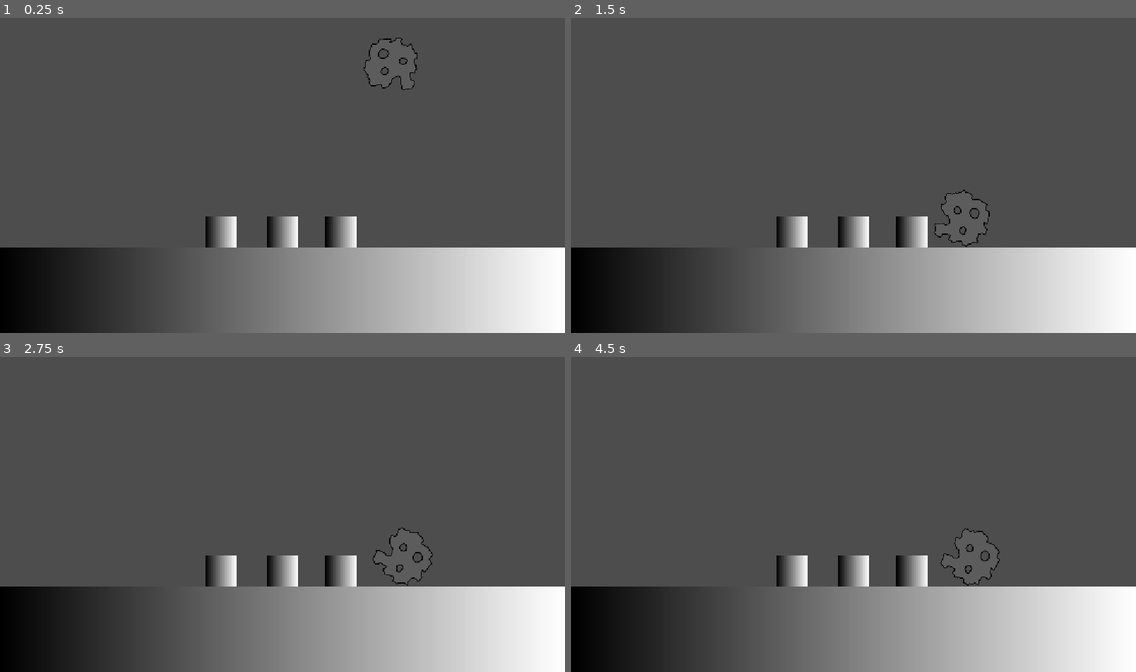
Above: before the commit, frames 1-4 (two rows, left to right).
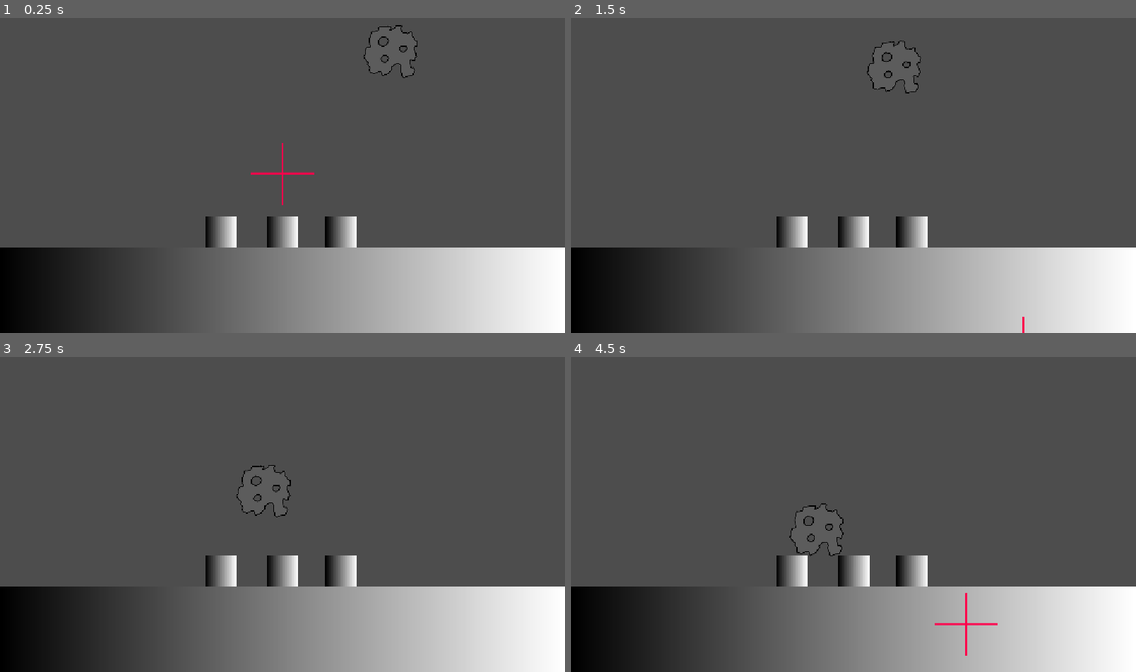
Above: after the commit, the same moments.

Repository: AndrewHay/meteor-strike
Game: Godot game, scene res://root.tscn
The game is run twice, just before and just after one commit, with the same random seed, the same clock (stepped at 60 frames per second) and the same inputs.
Inputs (mouse positions are in pixels of both pictures, inside the frame that each line leads up to):
- Up to frame 1 (0.25 s): no input
- Up to frame 2 (1.5 s): move the mouse to (977, 159) at 0.52 s; move the mouse to (740, 191) at 1.27 s
- Up to frame 3 (2.75 s): move the mouse to (339, 442) at 2.02 s
- Up to frame 4 (4.5 s): move the mouse to (825, 577) at 2.77 s; move the mouse to (1023, 561) at 3.52 s; move the mouse to (684, 464) at 4.27 s

The runs differ from the first frame. In frame 1, 0.4% of the frame differs, in the area x 44-74%, y 2-60%; in frame 2, 0.4%; in frame 3, 0.3%; in frame 4, 0.5%, in the area x 38-76%, y 46-95%.

Commit message:
Add crosshair

Diff:
--- /dev/null
+++ b/crosshair/crosshair.gd
@@ -0,0 +1,7 @@
+extends Sprite2D
+
+# Called when the node enters the scene tree for the first time.
+func _input(event: InputEvent) -> void:
+	if event is InputEventMouseMotion:
+		print("Mouse Motion at: ", event.position)
+		position = event.position
--- /dev/null
+++ b/crosshair/crosshair.tscn
@@ -0,0 +1,8 @@
+[gd_scene format=3 uid="uid://brckowiu61j6c"]
+
+[ext_resource type="Texture2D" uid="uid://cng1vqk28y41m" path="res://crosshair/crosshair.png" id="1_6jhbk"]
+[ext_resource type="Script" uid="uid://b1c3su68a3rof" path="res://crosshair/crosshair.gd" id="2_5lcff"]
+
+[node name="Crosshair" type="Sprite2D" unique_id=1168615329]
+texture = ExtResource("1_6jhbk")
+script = ExtResource("2_5lcff")
--- /dev/null
+++ b/level/level.tscn
@@ -0,0 +1,24 @@
+[gd_scene format=3 uid="uid://q7o6ygniny5a"]
+
+[ext_resource type="PackedScene" uid="uid://dmm3jw2q47u2m" path="res://meteor/meteor.tscn" id="1_qohg2"]
+[ext_resource type="PackedScene" uid="uid://cbcdxli8t5l72" path="res://house/house.tscn" id="2_vkbyq"]
+[ext_resource type="PackedScene" uid="uid://cnavm0immy15t" path="res://static_box.tscn" id="3_ktfr2"]
+
+[node name="Level" type="Node2D" unique_id=972982531]
+
+[node name="Meteor" parent="." unique_id=1745156751 instance=ExtResource("1_qohg2")]
+position = Vector2(248, -238)
+linear_velocity = Vector2(-120, -60)
+
+[node name="House" parent="." unique_id=1658777344 instance=ExtResource("2_vkbyq")]
+position = Vector2(0, 117)
+
+[node name="House2" parent="." unique_id=823515509 instance=ExtResource("2_vkbyq")]
+position = Vector2(120, 117)
+
+[node name="House3" parent="." unique_id=774974785 instance=ExtResource("2_vkbyq")]
+position = Vector2(-126, 117)
+
+[node name="StaticBody2D2" parent="." unique_id=1474745948 instance=ExtResource("3_ktfr2")]
+position = Vector2(-1.1920929e-07, 238)
+scale = Vector2(18.160004, 2.7600012)
--- a/project.godot
+++ b/project.godot
@@ -23,6 +23,7 @@
 [physics]
 
 3d/physics_engine="Jolt Physics"
+2d/default_gravity=98.0
 
 [rendering]
 
--- a/root.tscn
+++ b/root.tscn
@@ -1,27 +1,12 @@
 [gd_scene format=3 uid="uid://b27qhu1jpmdvj"]
 
-[ext_resource type="PackedScene" uid="uid://cnavm0immy15t" path="res://static_box.tscn" id="1_pq8q7"]
-
-[ext_resource type="PackedScene" uid="uid://dmm3jw2q47u2m" path="res://meteor/meteor.tscn" id="1_vvh5c"]
-[ext_resource type="PackedScene" uid="uid://cbcdxli8t5l72" path="res://house/house.tscn" id="1_pyidc"]
+[ext_resource type="PackedScene" uid="uid://q7o6ygniny5a" path="res://level/level.tscn" id="1_pyidc"]
+[ext_resource type="PackedScene" uid="uid://brckowiu61j6c" path="res://crosshair/crosshair.tscn" id="4_28aoi"]
 
 [node name="Root" type="Node2D" unique_id=2002437452]
 
-[node name="Meteor" parent="." unique_id=1745156751 instance=ExtResource("1_vvh5c")]
-position = Vector2(248, -238)
-linear_velocity = Vector2(-120, -60)
-
-[node name="House" parent="." unique_id=1658777344 instance=ExtResource("1_pyidc")]
-position = Vector2(0, 117)
-
-[node name="House2" parent="." unique_id=1546645660 instance=ExtResource("1_pyidc")]
-position = Vector2(120, 117)
-
-[node name="House3" parent="." unique_id=1067753269 instance=ExtResource("1_pyidc")]
-position = Vector2(-126, 117)
-
-[node name="StaticBody2D2" parent="." unique_id=1474745948 instance=ExtResource("1_pq8q7")]
-position = Vector2(-1.1920929e-07, 238)
-scale = Vector2(18.160004, 2.7600012)
+[node name="Level" parent="." unique_id=972982531 instance=ExtResource("1_pyidc")]
 
 [node name="Camera2D" type="Camera2D" parent="." unique_id=235987464]
+
+[node name="Crosshair" parent="." unique_id=1168615329 instance=ExtResource("4_28aoi")]
Not shown, added: crosshair/crosshair.gd.uid
Binary file added: crosshair/crosshair.png
Not shown, added: crosshair/crosshair.png.import
